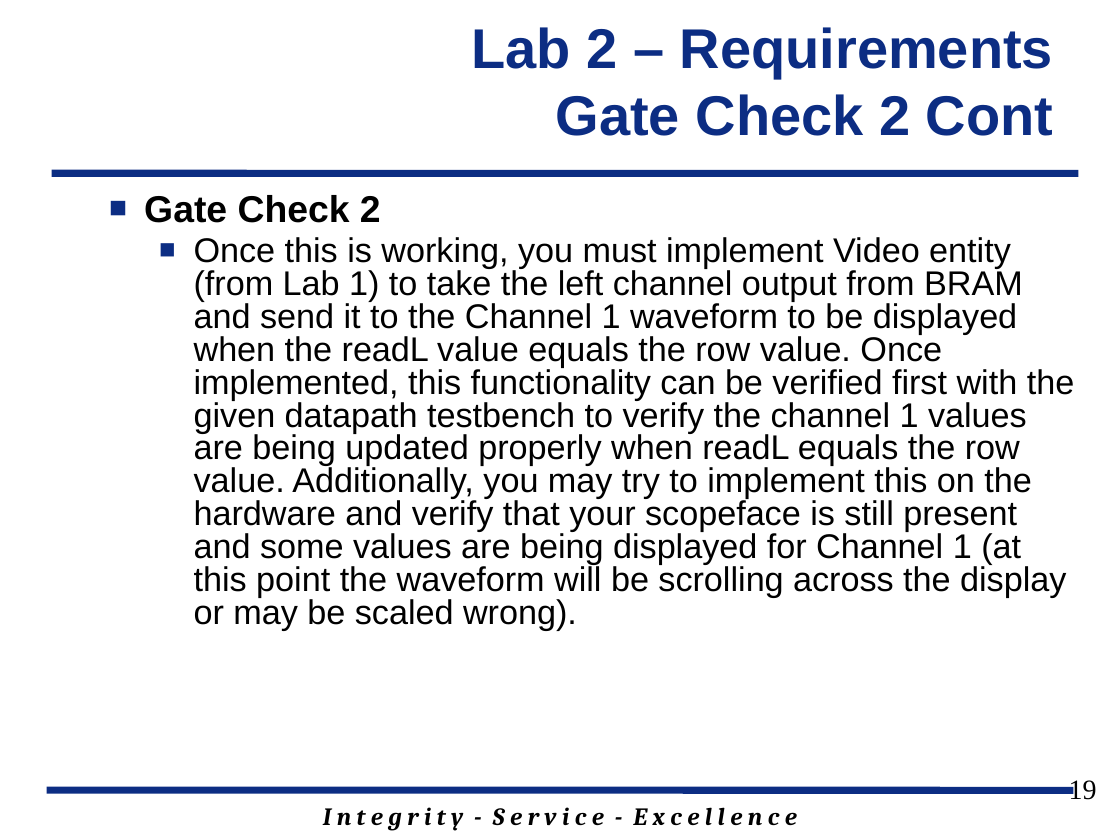
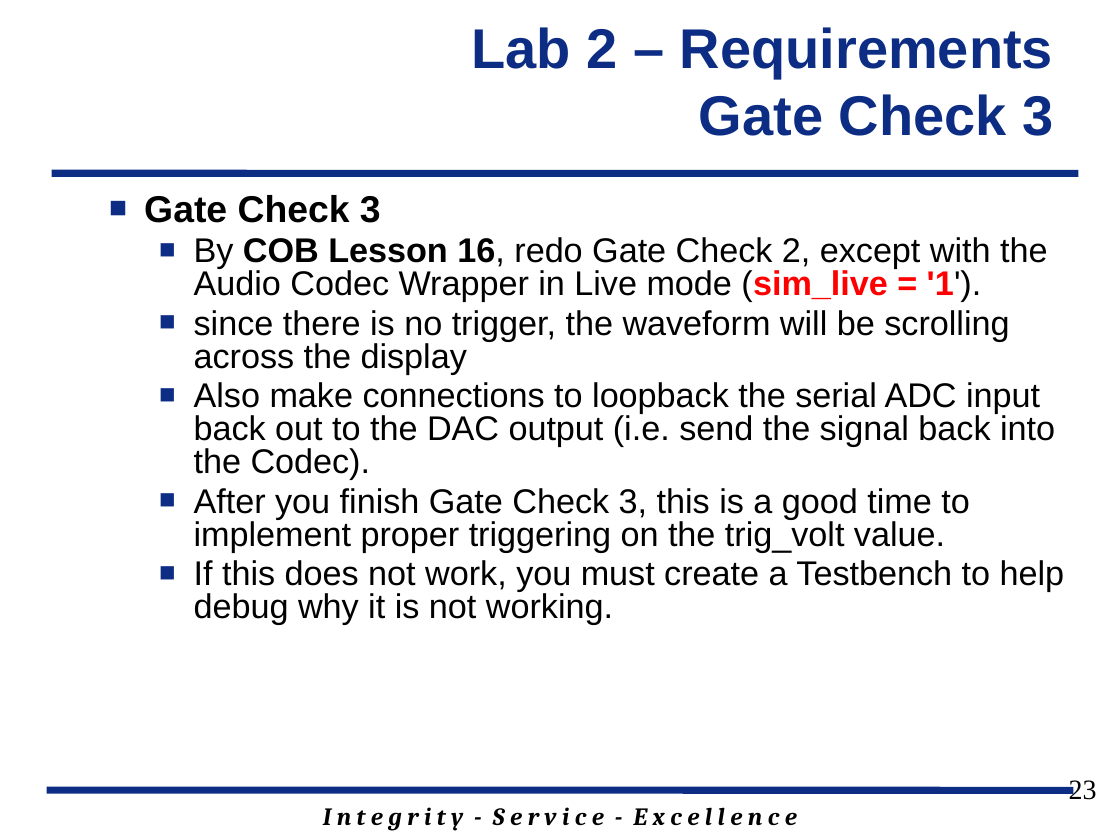
Before and after one commit to GeorgeYork/ECE383_web, a slide deck: slide 23 of lab/lab2/ECE_383_Lab2.pptx (slide 19 before the commit). Drawn at 1120x840 pixels with LibreOffice and Linux fonts; fonts in the diff are those of the drawing; background and template pictures are left out. Boxes give left, top, right and bottom in pixels: in the first picture for what was removed or moved away, otherwise in the second. Text is boxed around its words. In the diff, an @@ line names an element or a change of style, - is before the commit and + after.

Commit message:
update for gate check 3

```diff
--- a/lab/lab2/ECE_383_Lab2.pptx
+++ b/lab/lab2/ECE_383_Lab2.pptx
@@ title at box(472, 27, 1053, 136): text changed @@
-Lab 2 – Requirements
-Gate Check 2 Cont
+Lab 2 – Requirements
+Gate Check 3
@@ text at box(144, 195, 1065, 625): text changed @@
-■ Gate Check 2
-  ■ Once this is working, you must implement Video entity (from Lab 1) to take the left channel output from BRAM and send it to the Channel 1 waveform to be displayed when the readL value equals the row value. Once implemented, this functionality can be verified first with the given datapath testbench to verify the channel 1 values are being updated properly when readL equals the row value. Additionally, you may try to implement this on the hardware and verify that your scopeface is still present and some values are being displayed for Channel 1 (at this point the waveform will be scrolling across the display or may be scaled wrong).
+■ Gate Check 3
+  ■ By COB Lesson 16, redo Gate Check 2, except with the Audio Codec Wrapper in Live mode (sim_live = '1').
+  ■ since there is no trigger, the waveform will be scrolling across the display
+  ■ Also make connections to loopback the serial ADC input back out to the DAC output (i.e. send the signal back into the Codec).
+  ■ After you finish Gate Check 3, this is a good time to implement proper triggering on the trig_volt value.
+  ■ If this does not work, you must create a Testbench to help debug why it is not working.
@@ page number at box(1069, 780, 1097, 800): text changed @@
-19
+23
```
Also in this commit, not shown: 7 other slides changed, 5 slides added.
